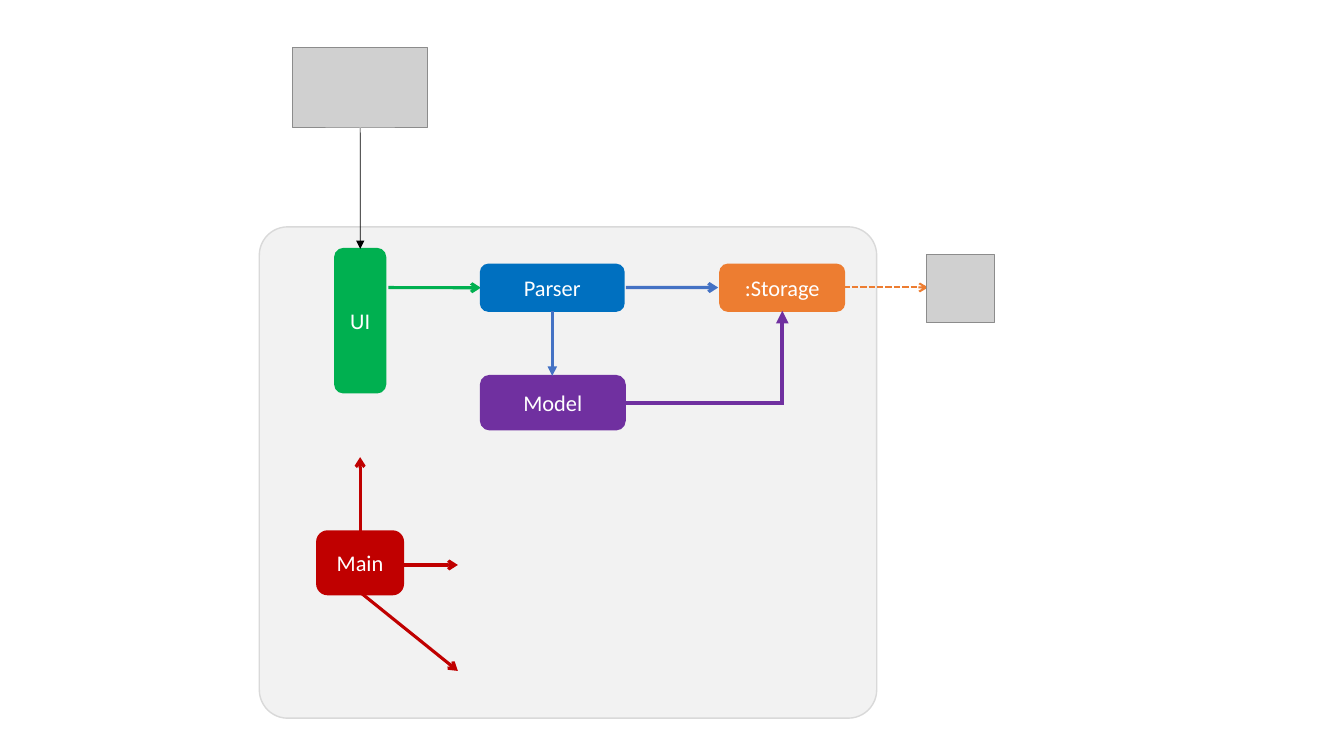
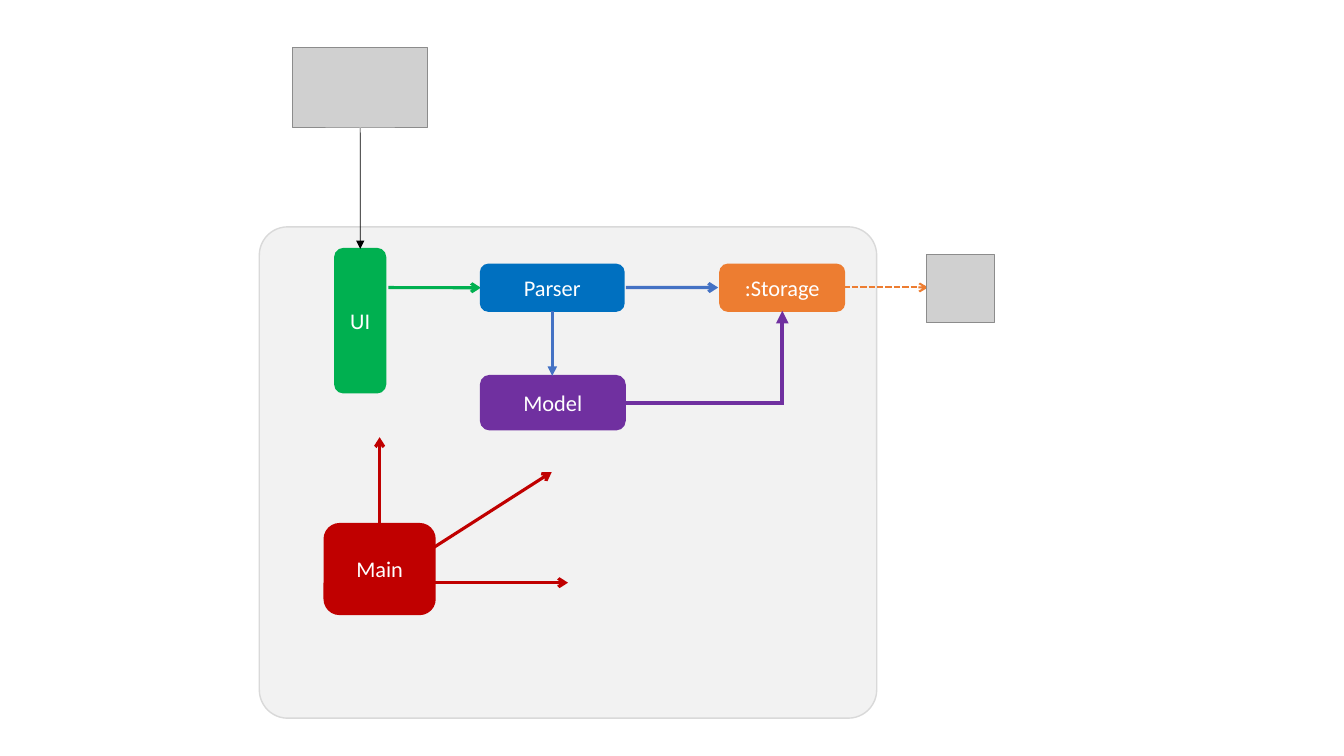
Before and after one commit to nus-cs2113-AY2021S1/tp, a slide deck: slide 1 of docs/images/Architecture.pptx. Drawn at 1344x756 pixels with LibreOffice and Linux fonts; fonts in the diff are those of the drawing; grey boxes stand for pictures. Boxes give left, top, right and bottom in pixels: in the first picture for what was removed or moved away, otherwise in the second. Text is boxed around its words. In the diff, an @@ line names an element or a change of style, - is before the commit and + after.

```diff
--- a/docs/images/Architecture.pptx
+++ b/docs/images/Architecture.pptx
@@ arrow moved from (360, 531) - (360, 458) to (380, 524) - (380, 438) @@
@@ arrow moved from (360, 593) - (458, 671) to (432, 549) - (552, 472) @@
@@ rounded rectangle "Main": place and size @@
-rounded rectangle "Main" at box(318, 531, 403, 594)
+rounded rectangle "Main" at box(325, 524, 435, 614)
@@ arrow moved from (403, 566) - (458, 566) to (435, 583) - (569, 583) @@
```
Also in this commit, not shown: 3 other files.
